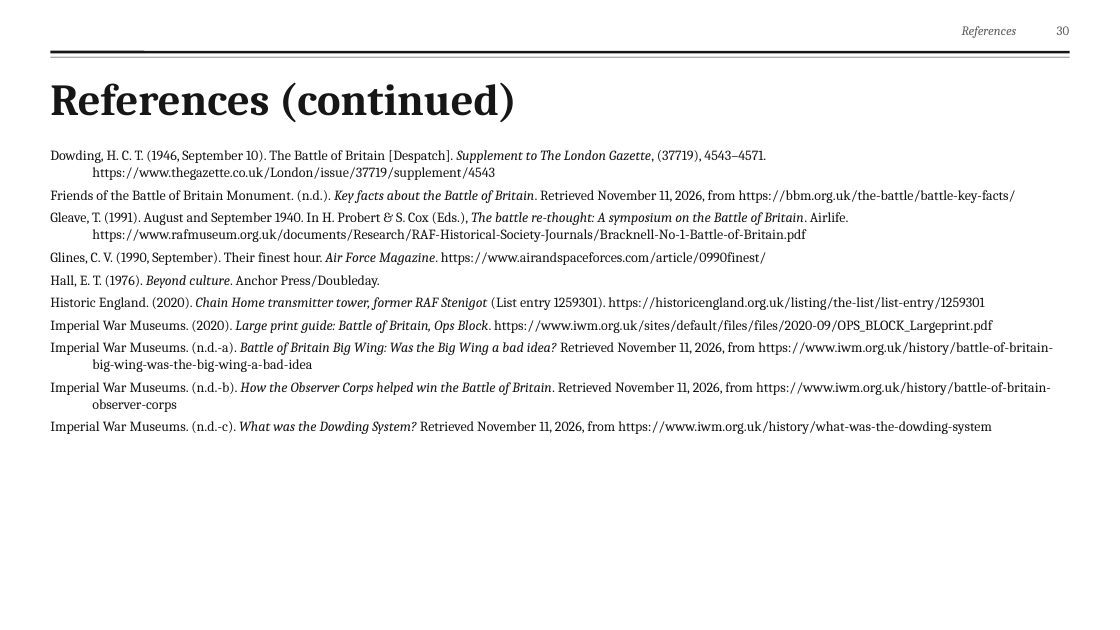
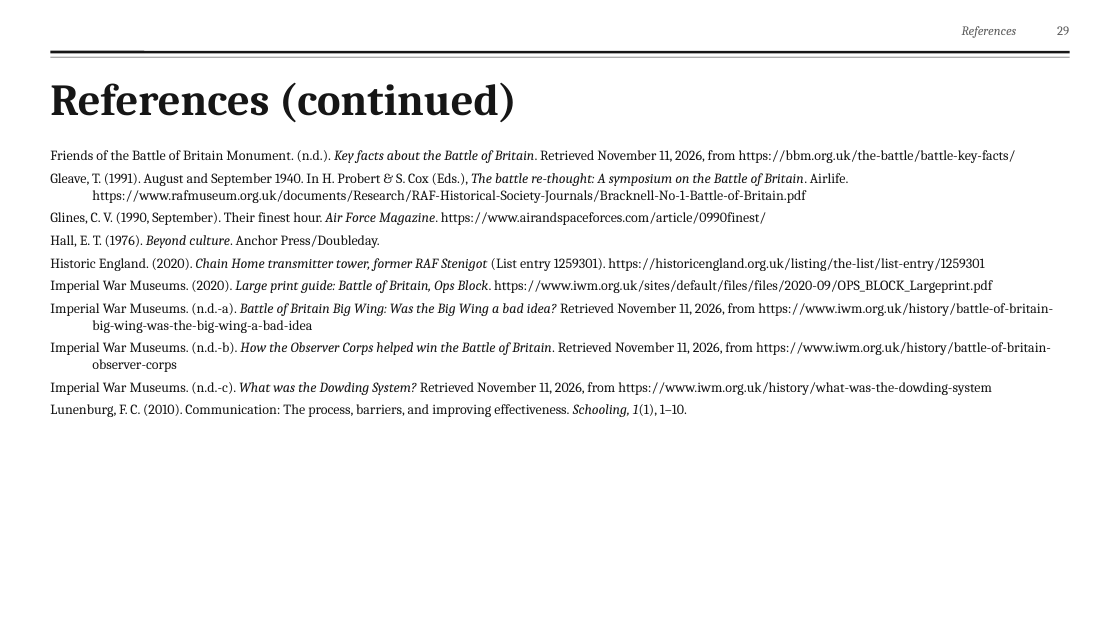
Before and after one commit to fengyiqicoder/fumadocs, a slide deck: slide 29 of dowding-presentation/Dowding_Effective_Communication.pptx (slide 30 before the commit). Drawn at 1120x630 pixels with LibreOffice and Linux fonts; fonts in the diff are those of the drawing; background and template pictures are left out. Boxes give left, top, right and bottom in pixels: in the first picture for what was removed or moved away, otherwise in the second. Text is boxed around its words. In the diff, an @@ line names an element or a change of style, - is before the commit and + after.

```diff
--- a/dowding-presentation/Dowding_Effective_Communication.pptx
+++ b/dowding-presentation/Dowding_Effective_Communication.pptx
@@ page number at (1057,26,1069,35): text changed @@
-30
+29
@@ text at (50,150,766,180): paragraph removed @@
-Dowding, H. C. T. (1946, September 10). The Battle of Britain [Despatch]. Supplement to The London Gazette, (37719), 4543–4571. https://www.thegazette.co.uk/London/issue/37719/supplement/4543
@@ text at (50,404,687,417): paragraph added @@
+Lunenburg, F. C. (2010). Communication: The process, barriers, and improving effectiveness. Schooling, 1(1), 1–10.
```
Also in this commit, not shown: 5 other slides changed, 1 slide removed, 2 other files.
